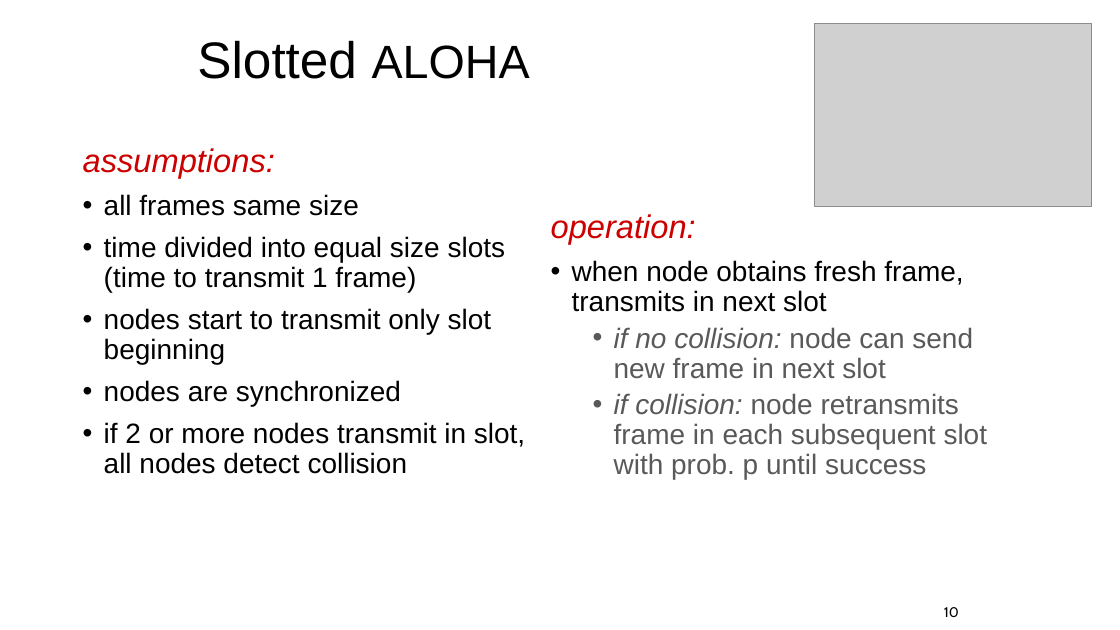
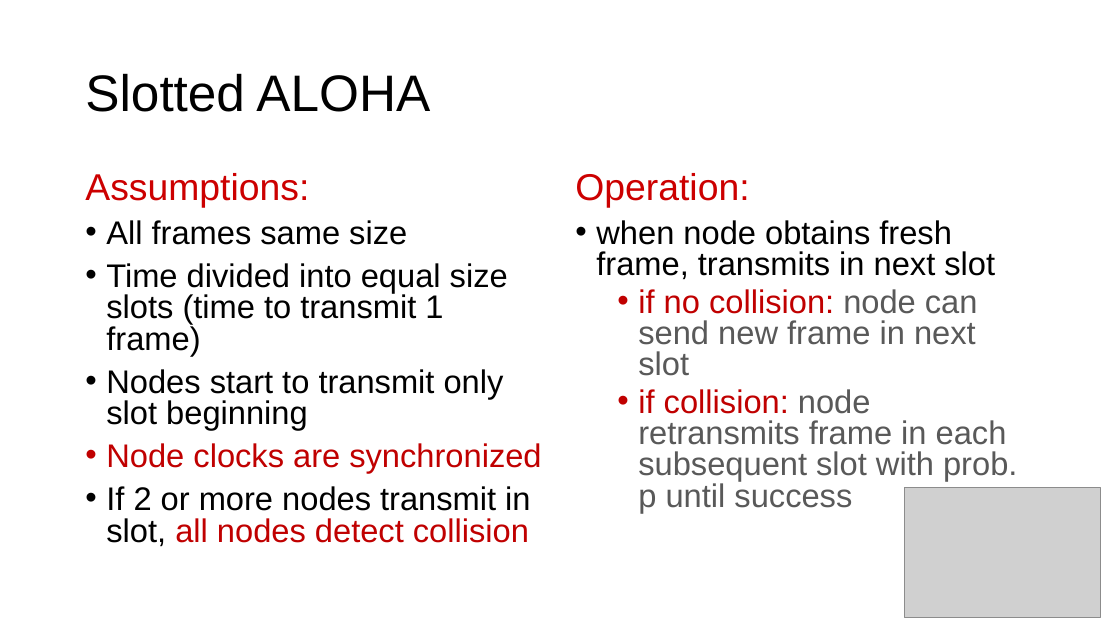
Before and after one commit to ngsrinivas/coursegen, a slide deck: slide 27 of ex/352-S21/staging/352-S21/lectures/link-medium-access-control.pptx (slide 10 before the commit). Drawn at 1120x630 pixels with LibreOffice and Linux fonts; fonts in the diff are those of the drawing; grey boxes stand for pictures. Boxes give left, top, right and bottom in pixels: in the first picture for what was removed or moved away, otherwise in the second. Text is boxed around its words. In the diff, an @@ line names an element or a change of style, - is before the commit and + after.

```diff
--- a/ex/352-S21/staging/352-S21/lectures/link-medium-access-control.pptx
+++ b/ex/352-S21/staging/352-S21/lectures/link-medium-access-control.pptx
@@ title "Slotted ALOHA": place and size @@
-title "Slotted ALOHA" at <box>197,40,530,79</box>
+title "Slotted ALOHA" at <box>85,73,430,112</box>
@@ title "Slotted ALOHA" at <box>85,73,430,112</box>: size 40 to 44 pt in "ALOHA" @@
@@ text at <box>85,173,541,547</box>: text changed; size 24 to 28 pt @@
-assumptions:
-• all frames same size
-• time divided into equal size slots (time to transmit 1 frame)
-• nodes start to transmit only slot beginning
-• nodes are synchronized
-• if 2 or more nodes transmit in slot, all nodes detect collision
+Assumptions:
+• All frames same size
+• Time divided into equal size slots (time to transmit 1 frame)
+• Nodes start to transmit only slot beginning
+• Node clocks are synchronized
+• If 2 or more nodes transmit in slot, all nodes detect collision
@@ text "Operation:": place and size @@
-text "Operation:" at <box>551,214,988,479</box>
+text "Operation:" at <box>575,173,1017,513</box>
@@ text at <box>575,173,749,208</box>: text changed; size 28 to 32 pt; italic off @@
-operation:
+Operation:
@@ text at <box>596,220,1017,513</box>: size 24 to 28 pt; text colour #595959 to #C00000, italic off in "if no collision:", "if collision:"; line spacing 0.9 to 0.8 @@
@@ picture: place and size @@
-picture at <box>815,24,1091,207</box>
+picture at <box>905,487,1101,617</box>
@@ page number removed at <box>944,607,959,617</box> @@
-10
```
Also in this commit, not shown: 16 other slides changed, 37 slides added, 6 slides removed, 1 other file.
